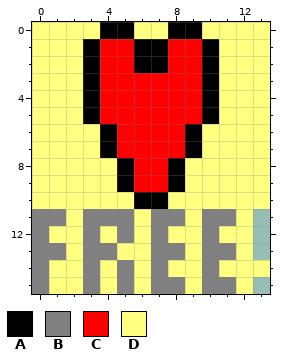
Two states of a pixel-art sprite, assets/item_heart_free.png. Above, as it was before the edit.
The file is 14x16 pixels.
Palette (. is transparent): A #000000  B #808080  C #ff0000  D #ffff80
After the commit:
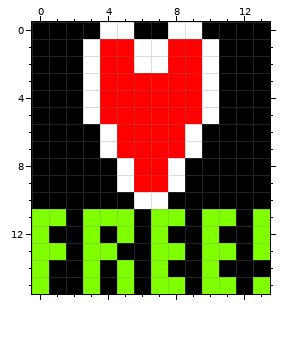
From old to new:
Colour A changes from #000000 to #ffffff.
Colour B changes from #808080 to #80ff00.
Colour D changes from #ffff80 to #000000.
There is now colour B in rows 11 to 13 at x 13; in row 15 at x 13.
Pixel boxes of the changes (left, top, right, bottom) in both pictures:
changed: (32, 22, 270, 294)
